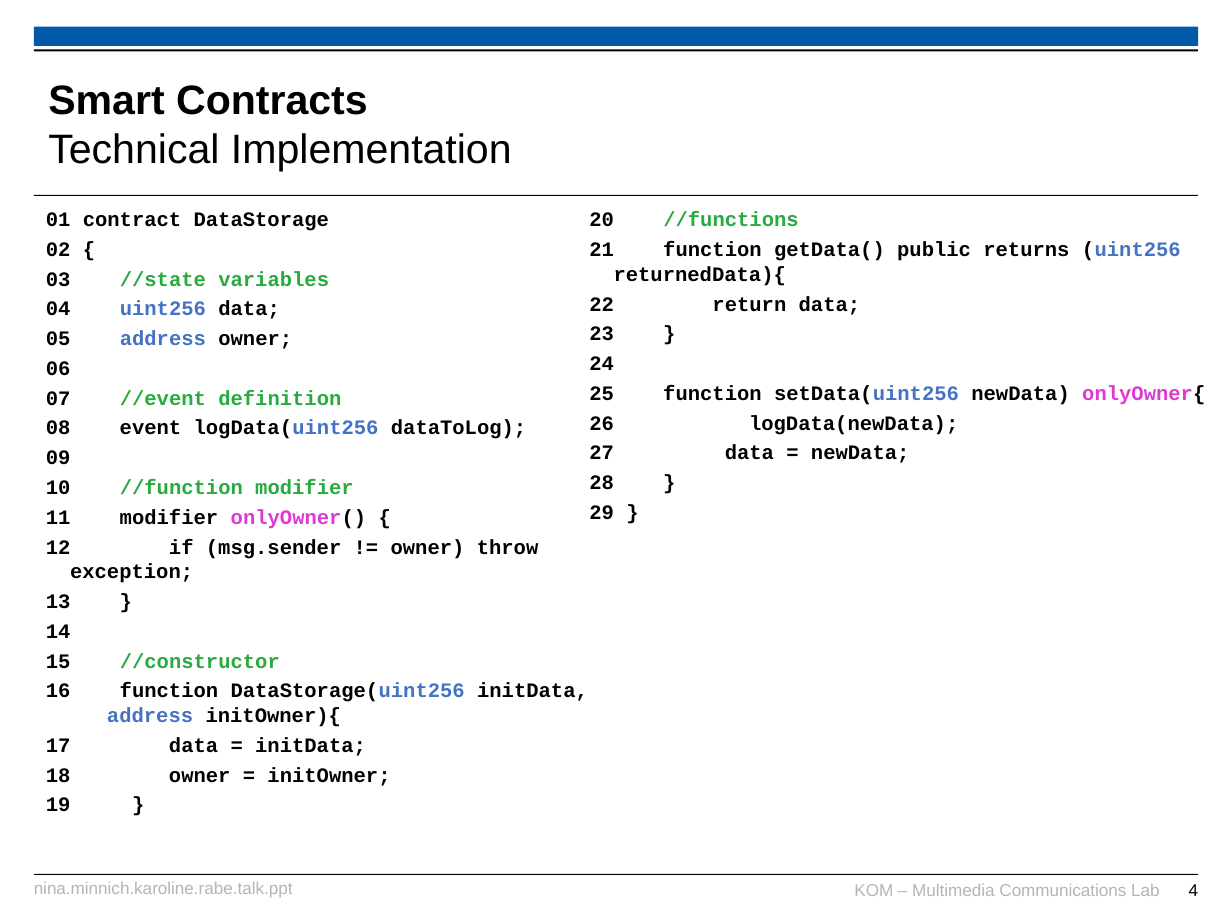
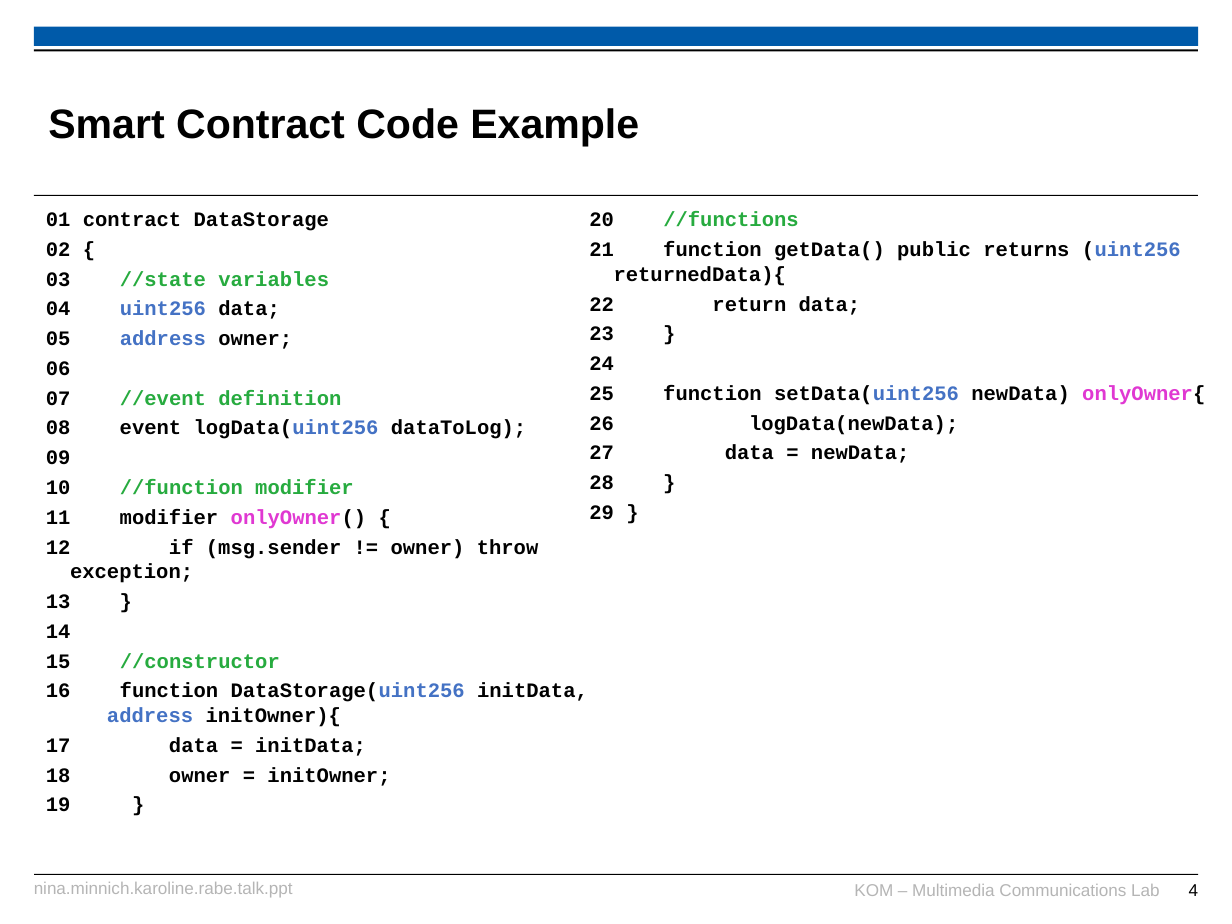
Before and after one commit to karopp/AFTIR, a slide deck: slide 4 of Nina.Minnich.Karoline.Rabe.talk.ppt. Drawn at 1232x924 pixels with LibreOffice and Linux fonts; fonts in the diff are those of the drawing; background and template pictures are left out. Boxes give left, top, right and bottom in pixels: in the first picture for what was removed or moved away, otherwise in the second. Text is boxed around its words. In the diff, an @@ line names an element or a change of style, - is before the commit and + after.

```diff
--- a/Nina.Minnich.Karoline.Rabe.talk.ppt
+++ b/Nina.Minnich.Karoline.Rabe.talk.ppt
@@ title at bbox=[48, 108, 639, 147]: text changed; bold on @@
-Smart Contracts
-Technical Implementation
+Smart Contract Code Example
```
Also in this commit, not shown: 6 other slides changed, 2 slides added, 1 other file.
